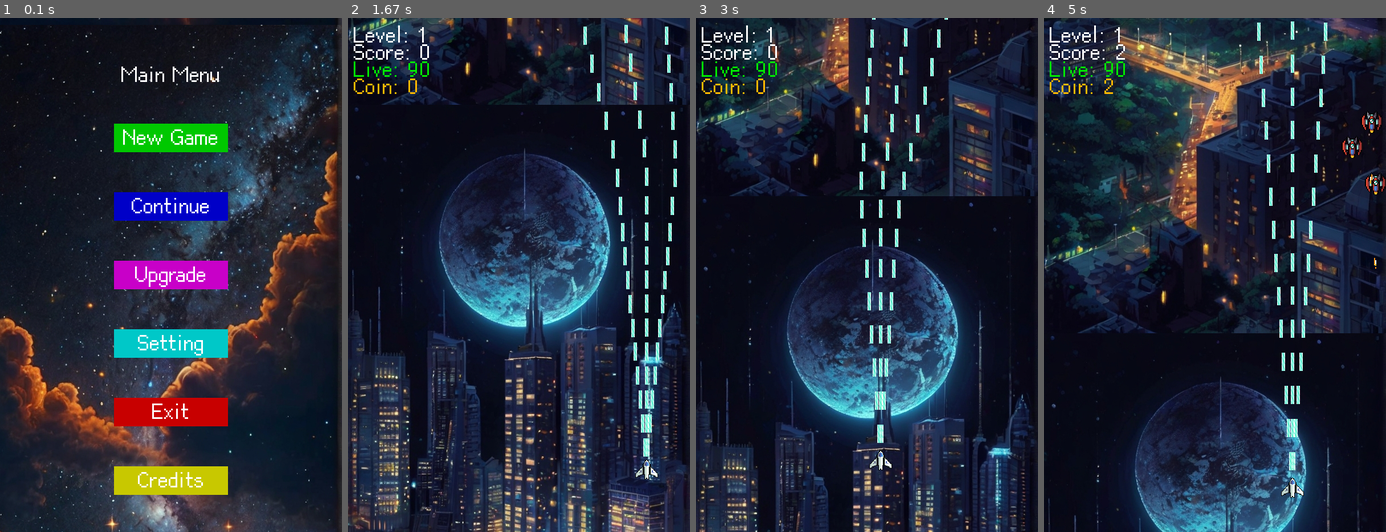
Above: before the commit, frames 1-4 (left to right).
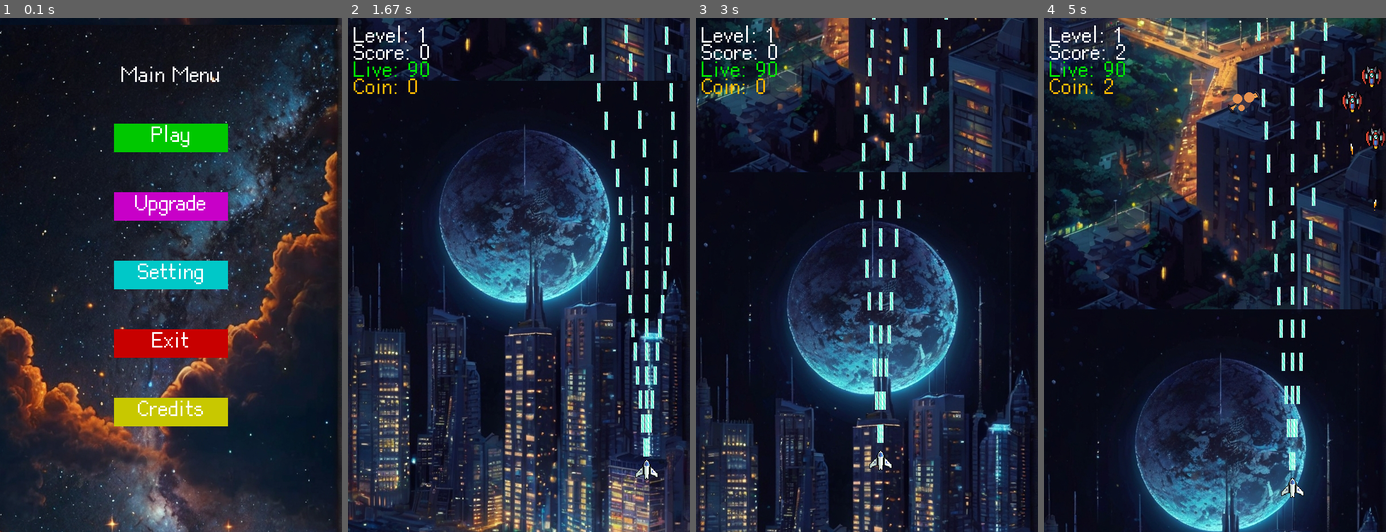
Above: after the commit, the same moments.

Repository: LukeTsengTW/pygame_space_shooting_game
Game: pygame game, started from main.py
Same seed, same stepped clock (60 frames per second), same inputs: the game is played once before the commit and once after it.
Inputs (mouse positions are in pixels of both pictures, inside the frame that each line leads up to):
- Up to frame 1 (0.1 s): no input
- Up to frame 2 (1.67 s): click (519, 136) at 0.38 s, where only the run after the commit has a clickable "Play"; click (519, 59) at 0.72 s, where only the run after the commit has a clickable "Level 1"; hold Right 1-1.47 s; move the mouse to (628, 259) at 1.03 s; hold Up from 1.5 s (still down)
- Up to frame 3 (3 s): release Up at 1.8 s; hold Right 1.83-2.3 s; hold Left 2.33-2.87 s; hold Down from 2.9 s (still down)
- Up to frame 4 (5 s): release Down at 3.2 s; hold Left 3.23-3.63 s; hold Up 3.67-4.03 s; hold Right 4.07-4.7 s; hold Down from 4.73 s (still down)

The runs differ from the first frame. In frame 1, 9.4% of the frame differs, in the area x 33-67%, y 20-93%; in frame 2, 32%; in frame 3, 30%; in frame 4, 35%, in the area x 0-100%, y 0-100%.

Commit message:
Update main_menu

Diff:
--- a/main.py
+++ b/main.py
@@ -239,6 +239,10 @@
             pygame.draw.rect(screen, button_color, button)
             draw_text(f'Level {i}', font, (255, 255, 255), screen, SCREEN_WIDTH // 2, 50 * i + 20)
 
+        button_back = pygame.Rect((SCREEN_WIDTH - 200) // 2, SCREEN_HEIGHT - 100, 200, 40)
+        pygame.draw.rect(screen, (100, 100, 100), button_back)
+        draw_text('Back', font, (255, 255, 255), screen, SCREEN_WIDTH // 2, SCREEN_HEIGHT - 80)
+
         for event in pygame.event.get():
             if event.type == pygame.QUIT:
                 pygame.quit()
@@ -254,18 +258,23 @@
                             player.out_of_game = False
                             reset_continue_game()
                             break
+                if button_back.collidepoint((mx, my)):
+                    chose_level_running = False
+                    main_menu()
         pygame.display.update()
         clock.tick(60)
 
 def main_menu():
     main_running = True
-
     button_width = 200
     button_height = 50
+    button_texts = ['Play', 'Upgrade', 'Setting', 'Exit', 'Credits']
+    button_colors = [(0, 200, 0), (200, 0, 200), (0, 200, 200), (200, 0, 0), (200, 200, 0)]
+    button_actions = [chose_level, upgrade_UI, setting, sys.exit, credits]
+    buttons = [pygame.Rect((SCREEN_WIDTH - button_width) // 2, (SCREEN_HEIGHT - button_height) // 2 - 240 + i * 120, button_width, button_height) for i in range(len(button_texts))]
 
     background = pygame.image.load(f'img/background/menu_background.jpg')
     background_bottom = background
-
     background_rect = background.get_rect()
     background_rect_bottom = background_bottom.get_rect()
     background_rect_bottom.top = background_rect.bottom
@@ -273,7 +282,6 @@
     while main_running:
         background_rect.move_ip(0, 2)
         background_rect_bottom.move_ip(0, 2)
-
         if background_rect.top >= SCREEN_HEIGHT:
             background_rect.bottom = background_rect_bottom.top
         if background_rect_bottom.top >= SCREEN_HEIGHT:
@@ -281,31 +289,12 @@
 
         screen.blit(background, background_rect)
         screen.blit(background_bottom, background_rect_bottom)
-
-        draw_text('Main Menu', font, (255, 255, 255), screen, SCREEN_WIDTH/2, 100)
+        draw_text('Main Menu', font, (255, 255, 255), screen, SCREEN_WIDTH // 2, 100)
 
         mx, my = pygame.mouse.get_pos()
-
-        button_1 = pygame.Rect((SCREEN_WIDTH - button_width) // 2, (SCREEN_HEIGHT - button_height) // 2 - 240, button_width, button_height)
-        button_2 = pygame.Rect((SCREEN_WIDTH - button_width) // 2, (SCREEN_HEIGHT - button_height) // 2 - 120, button_width, button_height)
-        button_3 = pygame.Rect((SCREEN_WIDTH - button_width) // 2, (SCREEN_HEIGHT - button_height) // 2, button_width, button_height)
-        button_4 = pygame.Rect((SCREEN_WIDTH - button_width) // 2, (SCREEN_HEIGHT - button_height) // 2 + 120, button_width, button_height)
-        button_5 = pygame.Rect((SCREEN_WIDTH - button_width) // 2, (SCREEN_HEIGHT - button_height) // 2 + 240, button_width, button_height)
-        button_6 = pygame.Rect((SCREEN_WIDTH - button_width) // 2, (SCREEN_HEIGHT - button_height) // 2 + 360, button_width, button_height)
-
-        pygame.draw.rect(screen, (0, 200, 0), button_1)
-        pygame.draw.rect(screen, (0, 0, 200), button_2)
-        pygame.draw.rect(screen, (200, 0, 200), button_3)
-        pygame.draw.rect(screen, (0, 200, 200), button_4)
-        pygame.draw.rect(screen, (200, 0, 0), button_5)
-        pygame.draw.rect(screen, (200, 200, 0), button_6)
-
-        draw_text('New Game', font, (255, 255, 255), screen, SCREEN_WIDTH // 2, SCREEN_HEIGHT // 2 - 240)
-        draw_text('Continue', font, (255, 255, 255), screen, SCREEN_WIDTH // 2, SCREEN_HEIGHT // 2 - 120)
-        draw_text('Upgrade', font, (255, 255, 255), screen, SCREEN_WIDTH // 2, SCREEN_HEIGHT // 2)
-        draw_text('Setting', font, (255, 255, 255), screen, SCREEN_WIDTH // 2, SCREEN_HEIGHT // 2 + 120)
-        draw_text('Exit', font, (255, 255, 255), screen, SCREEN_WIDTH // 2, SCREEN_HEIGHT // 2 + 240)
-        draw_text('Credits', font, (255, 255, 255), screen, SCREEN_WIDTH // 2, SCREEN_HEIGHT // 2 + 360)
+        for idx, button in enumerate(buttons):
+            pygame.draw.rect(screen, button_colors[idx], button)
+            draw_text(button_texts[idx], font, (255, 255, 255), screen, SCREEN_WIDTH // 2, button.y + 20)
 
         for event in pygame.event.get():
             if event.type == pygame.QUIT:
@@ -313,23 +302,11 @@
                 sys.exit()
             if event.type == pygame.MOUSEBUTTONDOWN:
                 if event.button == 1:
-                    if button_1.collidepoint((mx, my)):
-                        main_running = False
-                        player.out_of_game = False
-                        reset_game()
-                        break
-                    if button_2.collidepoint((mx, my)):
-                        main_running = False
-                        chose_level()
-                    if button_3.collidepoint((mx, my)):
-                        upgrade_UI()
-                    if button_4.collidepoint((mx, my)):
-                        setting()
-                    if button_6.collidepoint((mx, my)):
-                        credits()
-                    if button_5.collidepoint((mx, my)):
-                        pygame.quit()
-                        sys.exit()
+                    for idx, button in enumerate(buttons):
+                        if button.collidepoint((mx, my)):
+                            if idx == 0:
+                                main_running = False
+                            button_actions[idx]()
 
         pygame.display.update()
         clock.tick(60)
